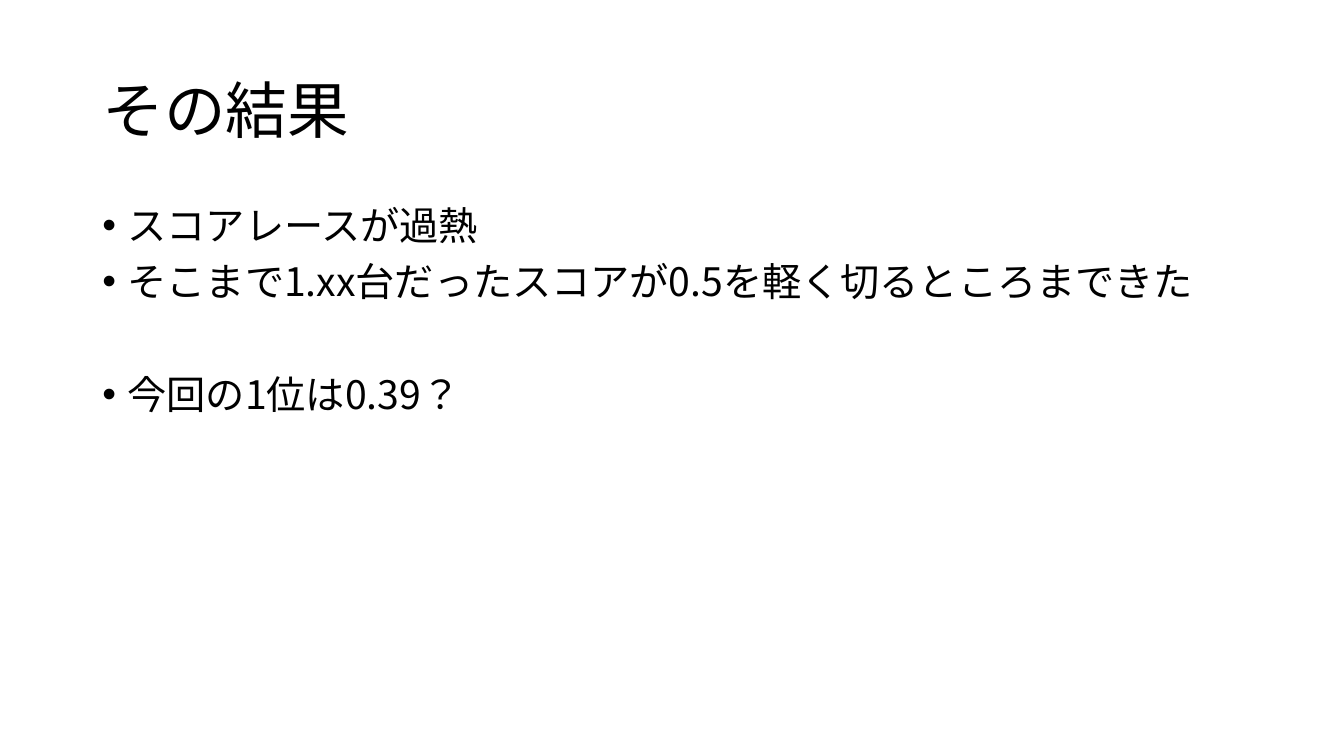
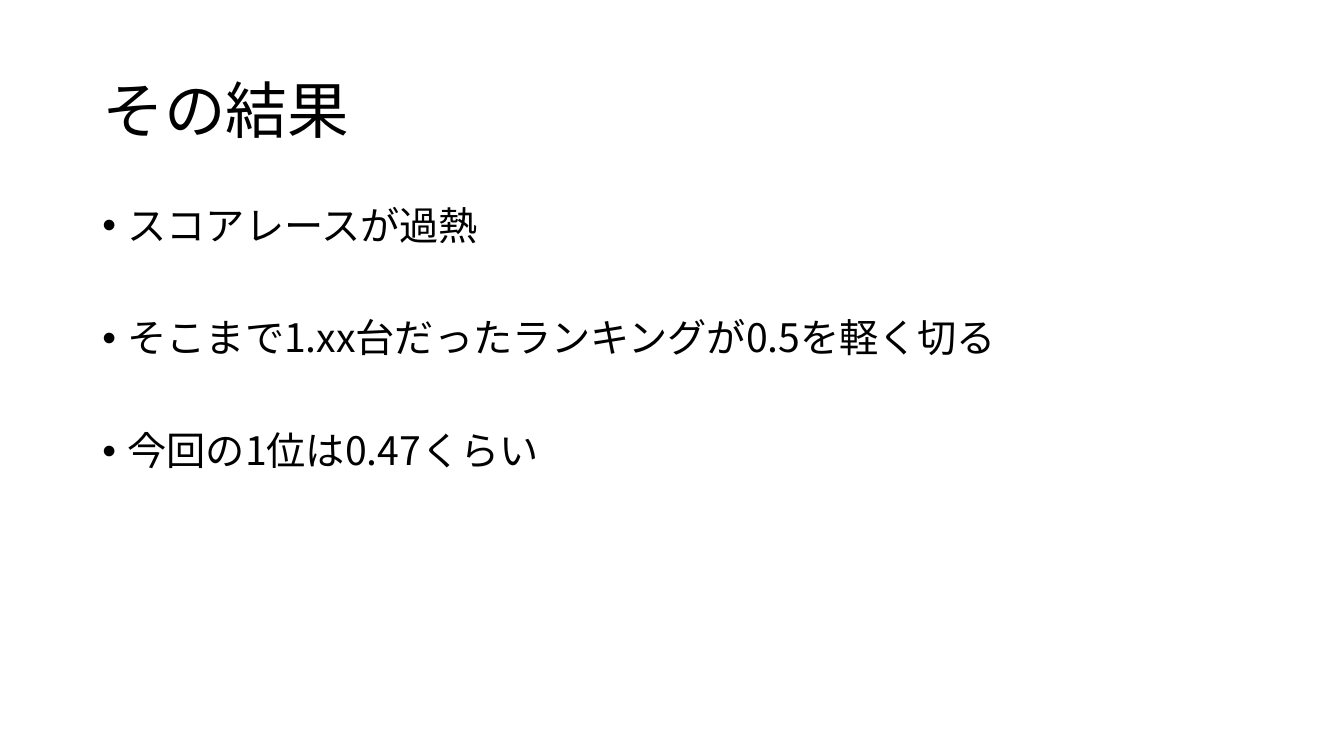
Before and after one commit to 8-u8/Kaggle, a slide deck: slide 16 of Santander/output/caretパッケージを使ったXGBoostのformula型.pptx (slide 15 before the commit). Drawn at 1344x756 pixels with LibreOffice and Linux fonts; fonts in the diff are those of the drawing. Boxes give left, top, right and bottom in pixels: in the first picture for what was removed or moved away, otherwise in the second. Text is boxed around its words. In the diff, an @@ line names an element or a change of style, - is before the commit and + after.

```diff
--- a/Santander/output/caretパッケージを使ったXGBoostのformula型.pptx
+++ b/Santander/output/caretパッケージを使ったXGBoostのformula型.pptx
@@ text at <box>128,319,996,468</box>: text changed @@
-• そこまで1.xx台だったスコアが0.5を軽く切るところまできた
-• 今回の1位は0.39？
+• そこまで1.xx台だったランキングが0.5を軽く切る
+• 今回の1位は0.47くらい
```
Also in this commit, not shown: 7 other slides changed, 8 slides added, 1 slide removed, 3 other files.
